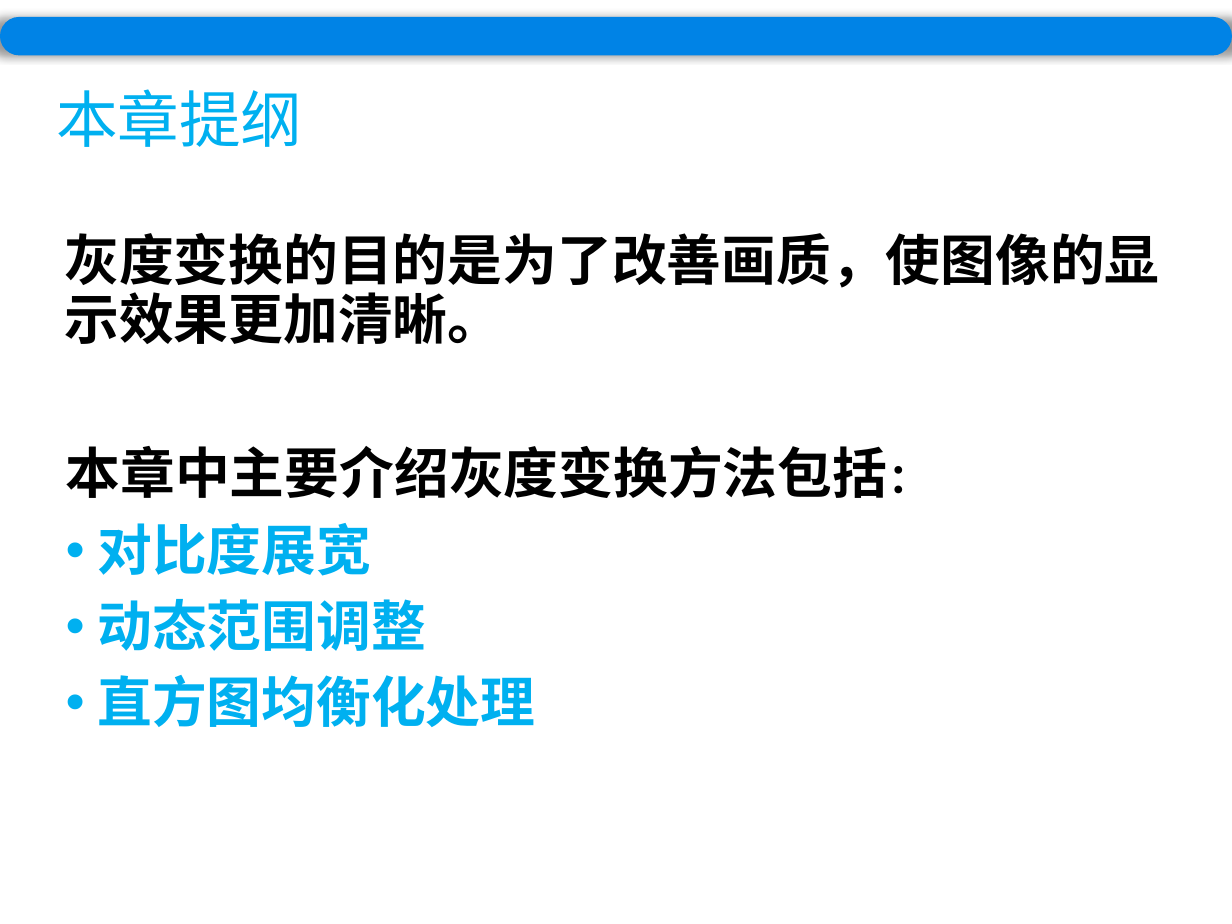
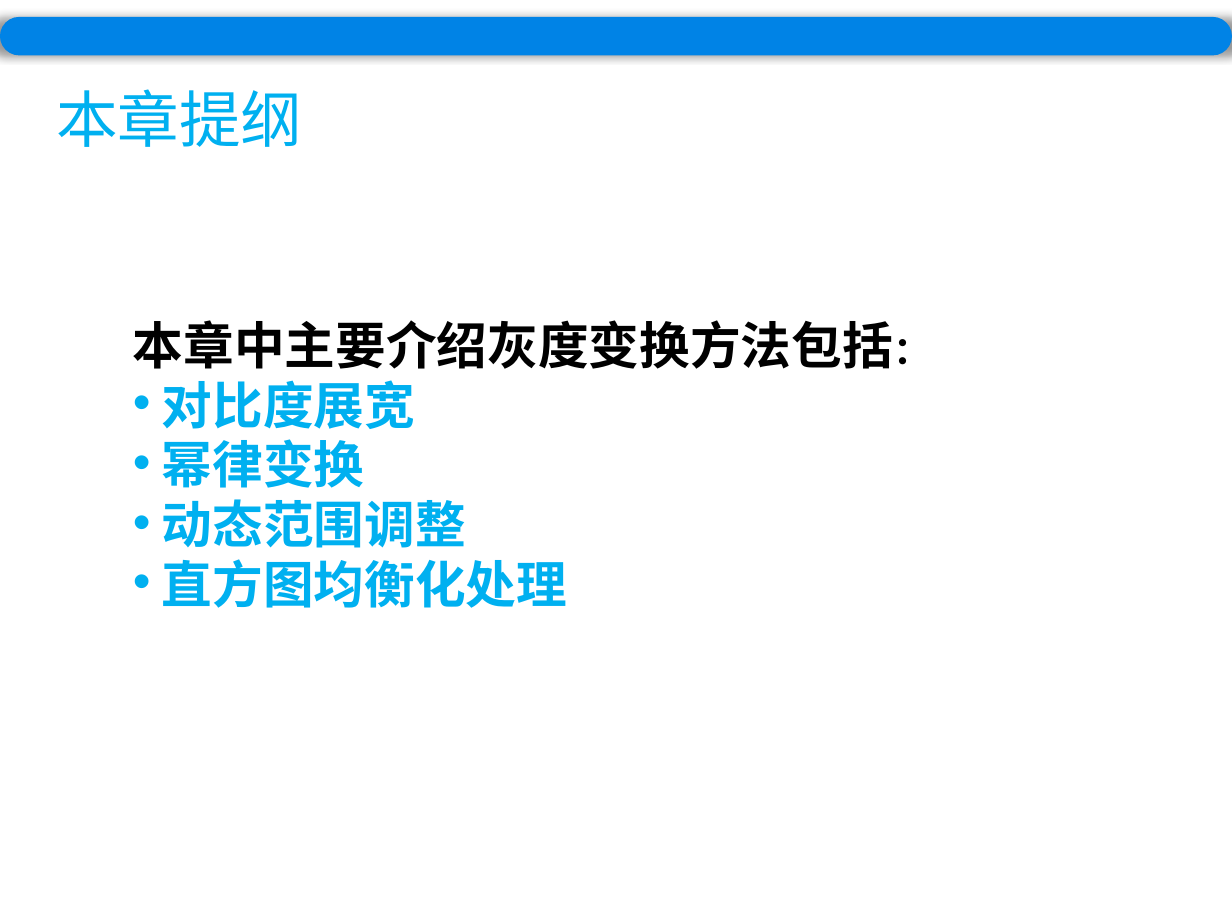
Before and after one commit to wuyirui/wuyirui.github.io, a slide deck: slide 5 of ppt/Chapter3.pptx (slide 2 before the commit). Drawn at 1232x924 pixels with LibreOffice and Linux fonts; fonts in the diff are those of the drawing. Boxes give left, top, right and bottom in pixels: in the first picture for what was removed or moved away, otherwise in the second. Text is boxed around its words. In the diff, an @@ line names an element or a change of style, - is before the commit and + after.

```diff
--- a/ppt/Chapter3.pptx
+++ b/ppt/Chapter3.pptx
@@ text removed at <box>64,233,1159,344</box> @@
-灰度变换的目的是为了改善画质，使图像的显示效果更加清晰。
@@ text "本章中主要介绍灰度变换方法包括：": place and size @@
-text "本章中主要介绍灰度变换方法包括：" at <box>66,446,888,727</box>
+text "本章中主要介绍灰度变换方法包括：" at <box>133,320,893,608</box>
@@ text at <box>133,320,893,608</box>: size 32 to 29.6 pt in "本章中主要介绍灰度变换方法包括：", "对比度展宽", "动态范围调整", "直方图均衡化处理"; size 24 to 22.2 pt in "本章中主要介绍灰度变换方法包括："; line spacing 0.9 to 0.7 @@
@@ text at <box>162,439,365,488</box>: paragraph added @@
+• 幂律变换
```
Also in this commit, not shown: 4 other slides changed, 8 slides added, 11 other files.
